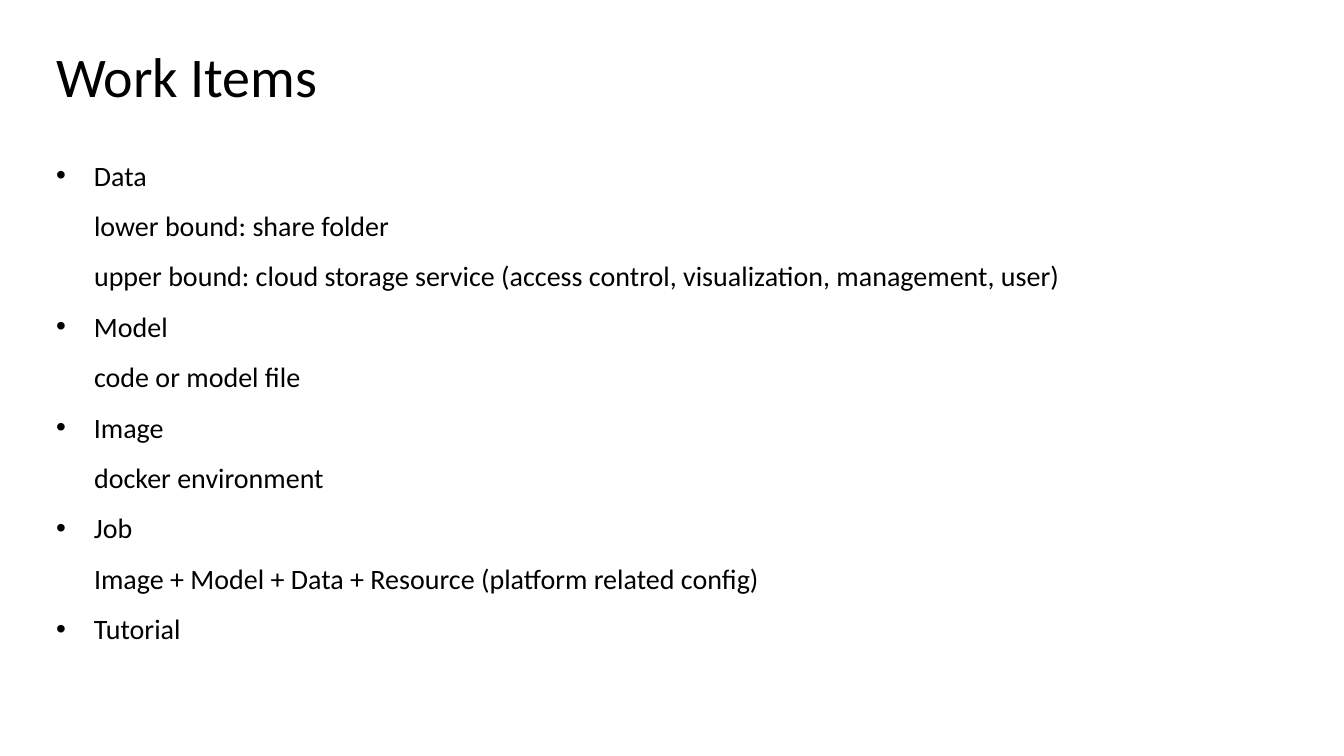
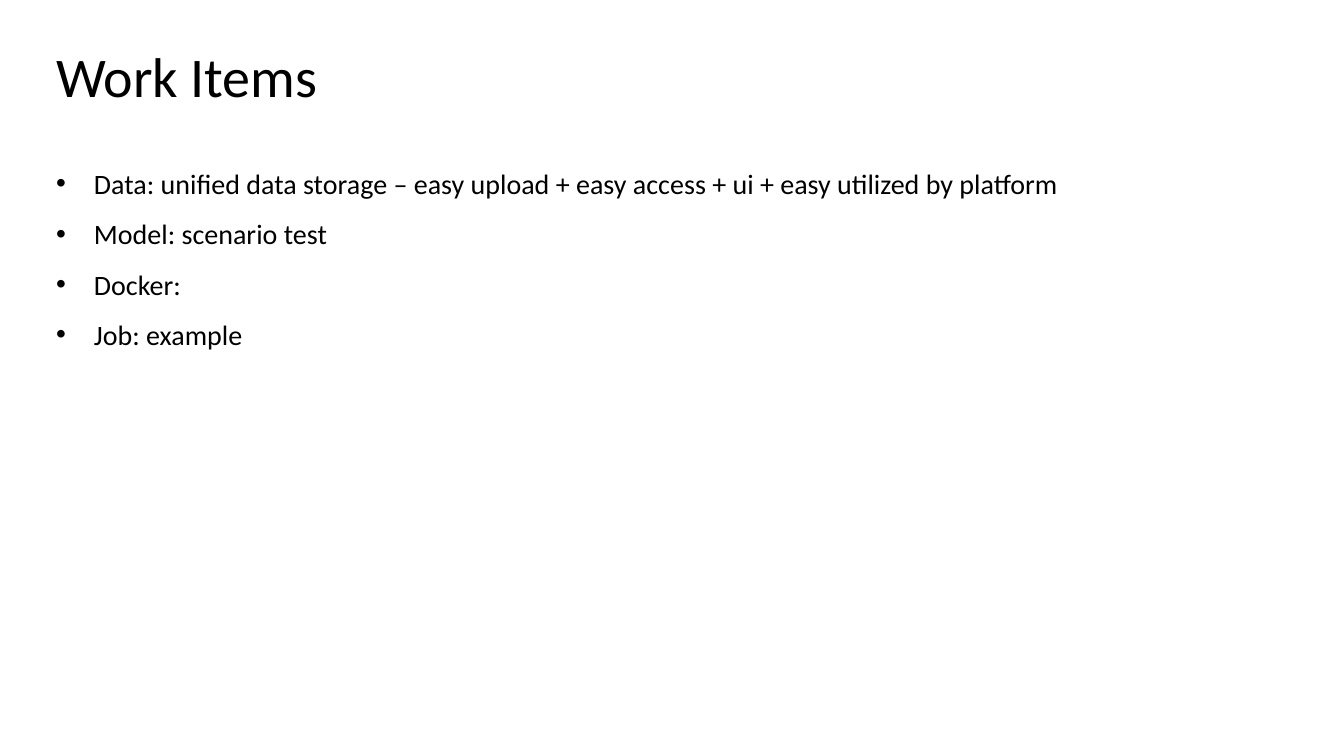
Before and after one commit to microsoft/openpaimarketplace, a slide deck: slide 13 of design/marketplace design user story.pptx (slide 6 before the commit). Drawn at 1344x756 pixels with LibreOffice and Linux fonts; fonts in the diff are those of the drawing. Boxes give left, top, right and bottom in pixels: in the first picture for what was removed or moved away, otherwise in the second. Text is boxed around its words. In the diff, an @@ line names an element or a change of style, - is before the commit and + after.

Commit message:
ppt

```diff
--- a/design/marketplace design user story.pptx
+++ b/design/marketplace design user story.pptx
@@ text removed at (94, 168, 1059, 640) @@
-• Data
-lower bound: share folder
-upper bound: cloud storage service (access control, visualization, management, user)
-• Model
-code or model file
-• Image
-docker environment
-• Job
-Image + Model + Data + Resource (platform related config)
-• Tutorial
@@ text added at (94, 174, 1057, 350), 20 pt, text #000000 @@
+• Data: unified data storage – easy upload + easy access + ui + easy utilized by platform
+• Model: scenario test
+• Docker:
+• Job: example
```
Also in this commit, not shown: 4 other slides changed, 8 slides added.
